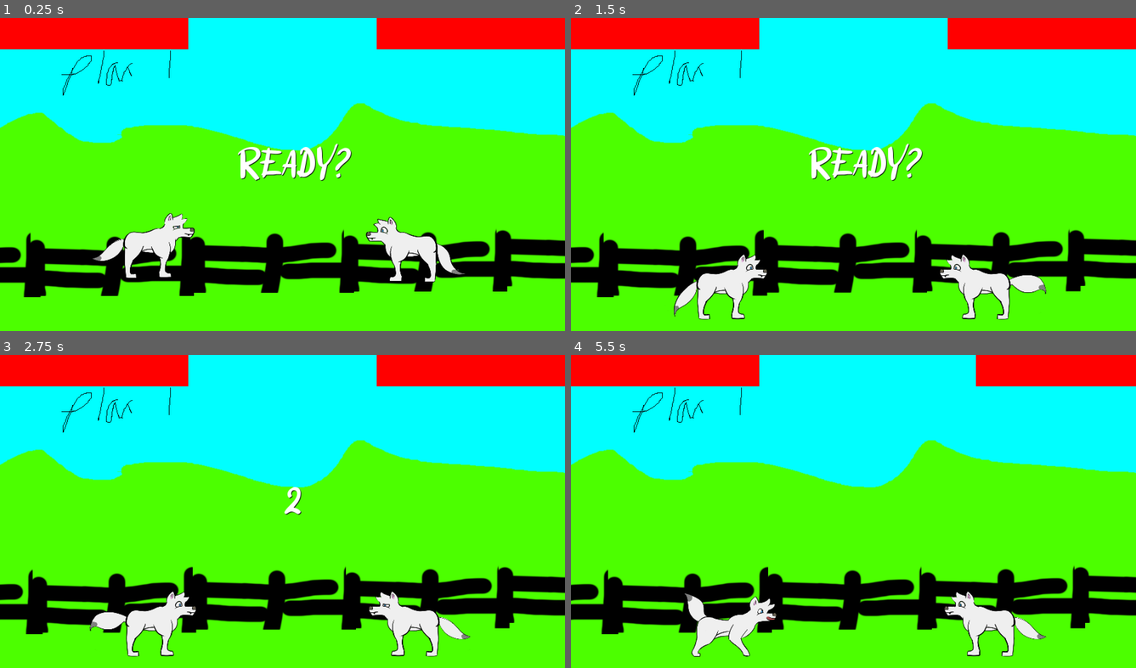
Above: before the commit, frames 1-4 (two rows, left to right).
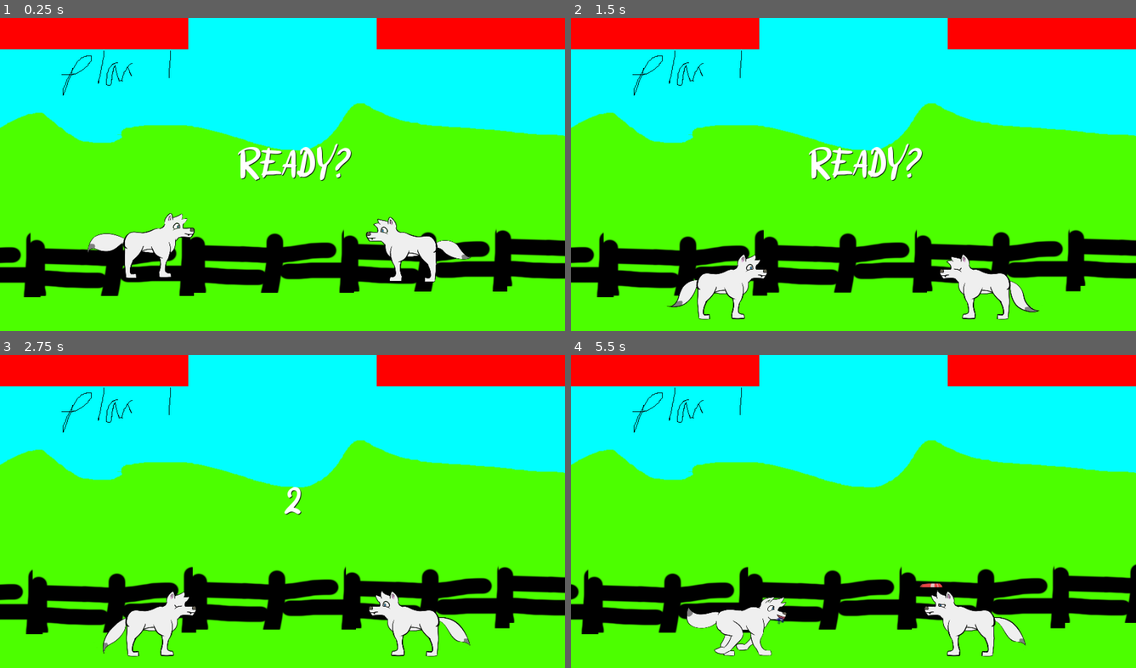
Above: after the commit, the same moments.

Repository: m7rk/openjam2021
Game: Godot game, scene res://Fight.tscn
Same seed, same stepped clock (60 frames per second), same inputs: the game is played once before the commit and once after it.
Inputs:
- Up to frame 1 (0.25 s): no input
- Up to frame 2 (1.5 s): hold D (right) 0.53-1.28 s; hold J (close) 0.53-1.28 s; tap K (ranged) at 0.8, 1.35 s; hold S (down) from 1.28 s (still down)
- Up to frame 3 (2.75 s): tap L (special) at 1.55 s; release S (down) at 2.03 s; hold D (right) from 2.03 s (still down); hold L (special) from 2.03 s (still down); tap J (close) at 2.3 s
- Up to frame 4 (5.5 s): release D (right) at 2.78 s; release L (special) at 2.78 s; hold W (up) 2.78-3.53 s; tap J (close) at 2.85, 4.55 s; tap K (ranged) at 3.05, 5.3 s; hold K (ranged) 3.53-4.28 s; hold A (left) 3.53-5.03 s; tap L (special) at 3.8, 4.35 s; hold S (down) from 5.03 s (still down); hold J (close) from 5.03 s (still down)

The runs differ from the first frame. In frame 1, 0.7% of the frame differs, in the area x 15-84%, y 64-82%; in frame 2, 0.6%; in frame 3, 0.6%; in frame 4, 9.5%, in the area x 0-100%, y 0-97%.

Commit message:
projectile anmis

Diff:
--- a/Fight.tscn
+++ b/Fight.tscn
@@ -15,6 +15,7 @@
 [ext_resource path="res://bite/bite.tres" type="SpriteFrames" id=13]
 [ext_resource path="res://walk/walk.tres" type="SpriteFrames" id=14]
 [ext_resource path="res://walk/reverse.tres" type="SpriteFrames" id=15]
+[ext_resource path="res://projectile/projectile.tres" type="SpriteFrames" id=16]
 
 [sub_resource type="RectangleShape2D" id=1]
 extents = Vector2( 1541.06, 10 )
@@ -110,7 +111,7 @@
 position = Vector2( -7, -10 )
 scale = Vector2( 0.3, 0.3 )
 frames = ExtResource( 1 )
-frame = 8
+frame = 3
 speed_scale = 1.5
 playing = true
 __meta__ = {
@@ -121,6 +122,7 @@
 position = Vector2( -24, -5 )
 scale = Vector2( 0.3, 0.3 )
 frames = ExtResource( 13 )
+frame = 3
 speed_scale = 1.5
 playing = true
 __meta__ = {
@@ -130,7 +132,7 @@
 [node name="Idle" type="AnimatedSprite" parent="Enemy"]
 scale = Vector2( 0.3, 0.3 )
 frames = ExtResource( 12 )
-frame = 21
+frame = 4
 speed_scale = 1.5
 playing = true
 __meta__ = {
@@ -141,16 +143,34 @@
 position = Vector2( -7, -9 )
 scale = Vector2( 0.3, 0.3 )
 frames = ExtResource( 14 )
+frame = 5
 speed_scale = 2.0
 playing = true
+__meta__ = {
+"_edit_lock_": true
+}
 
 [node name="Reverse" type="AnimatedSprite" parent="Enemy"]
 position = Vector2( -7, -9 )
 scale = Vector2( 0.3, 0.3 )
 frames = ExtResource( 15 )
-frame = 6
-speed_scale = 1.5
-playing = true
+frame = 1
+speed_scale = 1.5
+playing = true
+__meta__ = {
+"_edit_lock_": true
+}
+
+[node name="Projectile" type="AnimatedSprite" parent="Enemy"]
+position = Vector2( -15, -11 )
+scale = Vector2( 0.3, 0.3 )
+frames = ExtResource( 16 )
+frame = 4
+speed_scale = 1.5
+playing = true
+__meta__ = {
+"_edit_lock_": true
+}
 
 [node name="Player" type="KinematicBody2D" parent="."]
 position = Vector2( 202.303, 330.264 )
@@ -176,7 +196,7 @@
 position = Vector2( -7, -10 )
 scale = Vector2( 0.3, 0.3 )
 frames = ExtResource( 1 )
-frame = 3
+frame = 11
 speed_scale = 1.5
 playing = true
 __meta__ = {
@@ -187,7 +207,7 @@
 position = Vector2( -24, -5 )
 scale = Vector2( 0.3, 0.3 )
 frames = ExtResource( 13 )
-frame = 4
+frame = 2
 speed_scale = 1.5
 playing = true
 __meta__ = {
@@ -197,7 +217,7 @@
 [node name="Idle" type="AnimatedSprite" parent="Player"]
 scale = Vector2( 0.3, 0.3 )
 frames = ExtResource( 12 )
-frame = 12
+frame = 24
 speed_scale = 1.5
 playing = true
 __meta__ = {
@@ -208,16 +228,35 @@
 position = Vector2( -7, -9 )
 scale = Vector2( 0.3, 0.3 )
 frames = ExtResource( 14 )
-frame = 9
+frame = 3
 speed_scale = 2.0
 playing = true
+__meta__ = {
+"_edit_lock_": true
+}
+
+[node name="Projectile" type="AnimatedSprite" parent="Player"]
+position = Vector2( -15, -11 )
+scale = Vector2( 0.3, 0.3 )
+frames = ExtResource( 16 )
+frame = 4
+speed_scale = 1.5
+playing = true
+__meta__ = {
+"_edit_lock_": true
+}
 
 [node name="Reverse" type="AnimatedSprite" parent="Player"]
+visible = false
 position = Vector2( -7, -9 )
 scale = Vector2( 0.3, 0.3 )
 frames = ExtResource( 15 )
-speed_scale = 1.5
-playing = true
+frame = 6
+speed_scale = 1.5
+playing = true
+__meta__ = {
+"_edit_lock_": true
+}
 
 [node name="Projectiles" type="Node2D" parent="."]
 
--- /dev/null
+++ b/Projectile/projectile.tres
@@ -0,0 +1,16 @@
+[gd_resource type="SpriteFrames" load_steps=7 format=2]
+
+[ext_resource path="res://projectile/frame0004.png" type="Texture" id=1]
+[ext_resource path="res://projectile/frame0005.png" type="Texture" id=2]
+[ext_resource path="res://projectile/frame0000.png" type="Texture" id=3]
+[ext_resource path="res://projectile/frame0003.png" type="Texture" id=4]
+[ext_resource path="res://projectile/frame0002.png" type="Texture" id=5]
+[ext_resource path="res://projectile/frame0001.png" type="Texture" id=6]
+
+[resource]
+animations = [ {
+"frames": [ ExtResource( 3 ), ExtResource( 6 ), ExtResource( 5 ), ExtResource( 4 ), ExtResource( 1 ), ExtResource( 2 ) ],
+"loop": true,
+"name": "default",
+"speed": 5.0
+} ]
--- a/scripts/GenericDog.gd
+++ b/scripts/GenericDog.gd
@@ -47,9 +47,10 @@
 const POUNCE_ATTACK_DAMAGE = 20
 const POUNCE_ATTACK_KNOCKBACK = 1200
 
+const RANGED_ATTACK_HIT = 0.5
 const RANGED_CHARGE_ONE = 0.5
 const RANGED_CHARGE_TWO = 1.0
-const RANGED_COOLDOWN = 0.5
+const RANGED_COOLDOWN = 0.8
 const RANGED_LAUNCH = 0.3
 const RANGED_ATTACK_DAMAGE = 15
 
@@ -107,11 +108,14 @@
 	get_node("Idle").visible = (anim == "Idle")
 	get_node("Walk").visible = (anim == "Walk")
 	get_node("Reverse").visible = (anim == "Reverse")
+	get_node("Projectile").visible = (anim == "Projectile")
 
 
 func updateAnimator(rev):
 	if(attack_executed == "special"):
 		setAnim("Pounce",rev)
+	elif(attack_executed == "ranged"):
+		setAnim("Projectile",rev)
 	elif(attack_executed == "close"):
 		setAnim("Bite",rev)
 	elif(velocity.x > VEL_ANIM_THRESH):
@@ -165,9 +169,9 @@
 
 
 	if(charge_command == "ranged" and charge_time > RANGED_CHARGE_TWO):
-		get_node("Idle").modulate = Color(1,0,0)
+		get_node("Idle").modulate = Color(0.5,0.5,1)
 	elif(charge_command == "ranged" and charge_time > RANGED_CHARGE_ONE):
-		get_node("Idle").modulate = Color(1,1,0)
+		get_node("Idle").modulate = Color(1,0.5,0.5)
 	else:
 		get_node("Idle").modulate = Color(1,1,1)
 
@@ -209,25 +213,29 @@
 	return false
 
 func tryRangedAttack(rev, delta):
+	if(attack_executed == "ranged" and cooldown > RANGED_ATTACK_HIT and cooldown - delta <= RANGED_ATTACK_HIT):
+		var v = null
+		if(charge_time >= RANGED_CHARGE_TWO):
+			v = ball.instance()
+			v.velocity = Vector2(rev * BALL_SPEED_X,-BALL_SPEED_Y)
+		else:
+			v = frisbee.instance()
+			v.linear_velocity = Vector2(rev * FRISBEE_SPEED_X,-FRISBEE_SPEED_Y)
+		get_node("../Projectiles").add_child(v)
+		v.global_position = global_position + Vector2(rev * 90,-50)
+		charge_command = ""
+		charge_time = 0
+
 	if("ranged" in cmds):
 		if(charge_command == ""):
 			charge_command = "ranged"
 		charge_time += delta
 		return true
 	else:
-		if(charge_command == "ranged" and charge_time > RANGED_CHARGE_ONE):
-			var v = null
-
-			if(charge_time >= RANGED_CHARGE_TWO):
-				v = ball.instance()
-				v.velocity = Vector2(rev * BALL_SPEED_X,-BALL_SPEED_Y)
-			else:
-				v = frisbee.instance()
-				v.linear_velocity = Vector2(rev * FRISBEE_SPEED_X,-FRISBEE_SPEED_Y)
-			get_node("../Projectiles").add_child(v)
-			v.global_position = global_position + Vector2(rev * 90,-50)
-			charge_command = ""
-			charge_time = 0
+		if(charge_command == "ranged" and charge_time > RANGED_CHARGE_ONE and cooldown < 0):
+			attack_executed = "ranged"
+			cooldown = RANGED_COOLDOWN
+			get_node("Projectile").frame = 0
 			return true
 	return false
 
@@ -252,6 +260,7 @@
 		cooldown = POUNCE_ATTACK_COOLDOWN
 		attack_executed = "special"
 		get_node("Pounce").frame = 0
+
 		charge_command = ""
 		return true
 	return false
Not shown: 1 places in Fight.tscn that only renumber resources
Not shown, added: Projectile/frame0000.png.import
Not shown, added: Projectile/frame0001.png.import
Not shown, added: Projectile/frame0002.png.import
Not shown, added: Projectile/frame0003.png.import
Not shown, added: Projectile/frame0004.png.import
Not shown, added: Projectile/frame0005.png.import
